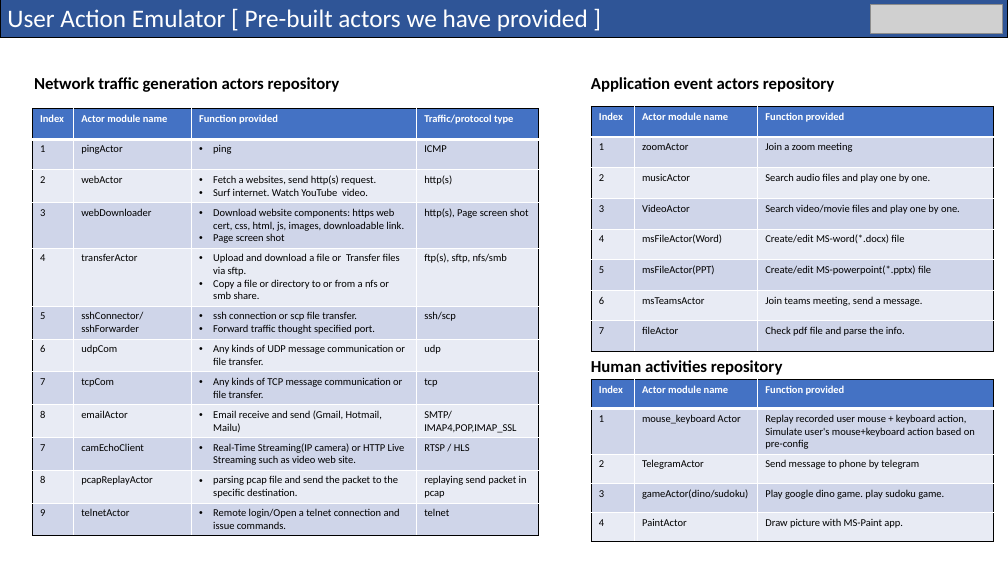
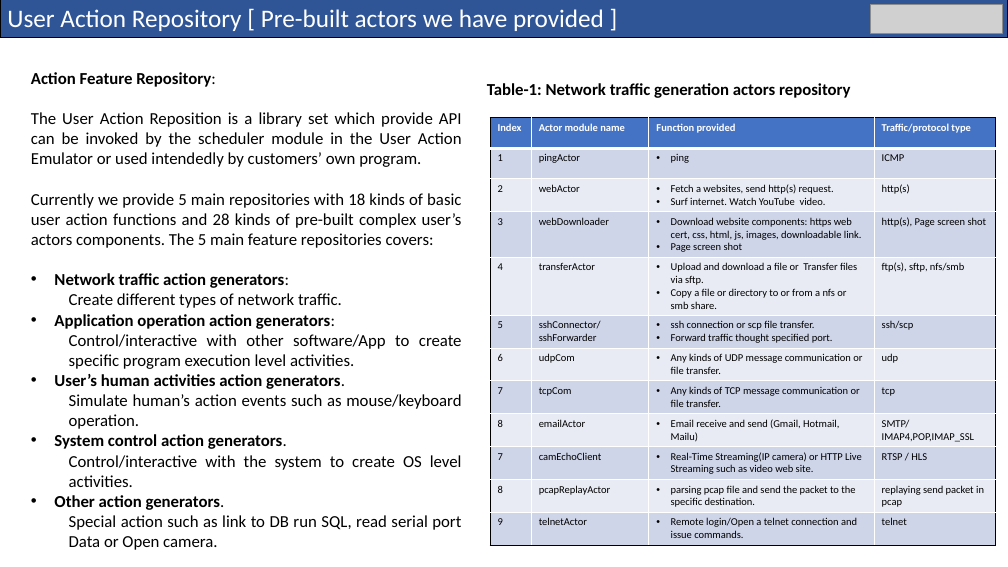
Before and after one commit to LiuYuancheng/Cluster_User_Emulation_System, a slide deck: slide 5 of doc/designDoc.pptx (slide 6 before the commit). Drawn at 1008x567 pixels with LibreOffice and Linux fonts; fonts in the diff are those of the drawing; grey boxes stand for pictures. Boxes give left, top, right and bottom in pixels: in the first picture for what was removed or moved away, otherwise in the second. Text is boxed around its words. In the diff, an @@ line names an element or a change of style, - is before the commit and + after.

```diff
--- a/doc/designDoc.pptx
+++ b/doc/designDoc.pptx
@@ text in rectangle at box(7, 9, 604, 31): text changed @@
-User Action Emulator [ Pre-built actors we have provided ]
+User Action Repository [ Pre-built actors we have provided ]
@@ text added at box(31, 72, 462, 550), 16 pt, text #000000 @@
+Action Feature Repository:
+The User Action Reposition is a library set which provide API can be invoked by the scheduler module in the User Action Emulator or used intendedly by customers’ own program.
+Currently we provide 5 main repositories with 18 kinds of basic user action functions and 28 kinds of pre-built complex user’s actors components. The 5 main feature repositories covers:
+• Network traffic action generators:
+  Create different types of network traffic.
+• Application operation action generators:
+  Control/interactive with other software/App to create specific program execution level activities.
+• User’s human activities action generators.
+  Simulate human’s action events such as mouse/keyboard operation.
+• System control action generators.
+  Control/interactive with the system to create OS level activities.
+• Other action generators.
+  Special action such as link to DB run SQL, read serial port Data or Open camera.
@@ text at box(487, 83, 851, 98): text changed @@
-Network traffic generation actors repository
+Table-1: Network traffic generation actors repository
@@ text removed at box(591, 77, 835, 92) @@
-Application event actors repository
@@ table: place and size @@
-table at box(33, 109, 539, 535)
+table at box(490, 118, 997, 544)
@@ table removed at box(591, 107, 994, 352), 8 rows, 3 columns @@
-Index | Actor module name | Function provided
-1 | zoomActor | Join a zoom meeting
-2 | musicActor | Search audio files and play one by one.
-3 | VideoActor | Search video/movie files and play one by one.
-4 | msFileActor(Word) | Create/edit MS-word(*.docx) file
-5 | msFileActor(PPT) | Create/edit MS-powerpoint(*.pptx) file
-6 | msTeamsActor | Join teams meeting, send a message.
-7 | fileActor | Check pdf file and parse the info.
@@ table removed at box(591, 380, 994, 542), 5 rows, 3 columns @@
-Index | Actor module name | Function provided
-1 | mouse_keyboard Actor | Replay recorded user mouse + keyboard action, Simulate user's mouse+keyboard action based on pre-config
-2 | TelegramActor | Send message to phone by telegram
-3 | gameActor(dino/sudoku) | Play google dino game. play sudoku game.
-4 | PaintActor | Draw picture with MS-Paint app.
@@ text removed at box(591, 360, 783, 375) @@
-Human activities repository
```
Also in this commit, not shown: 2 other slides changed, 3 slides added, 1 other file.
